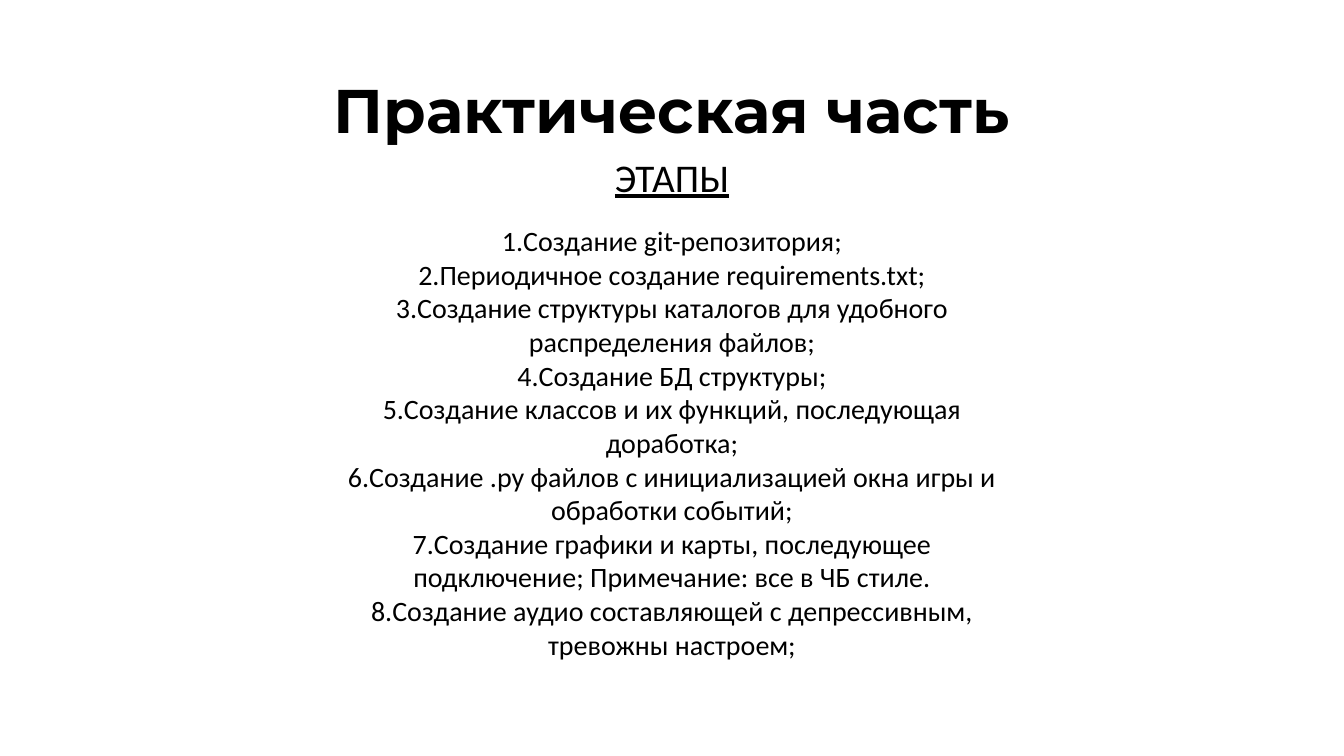
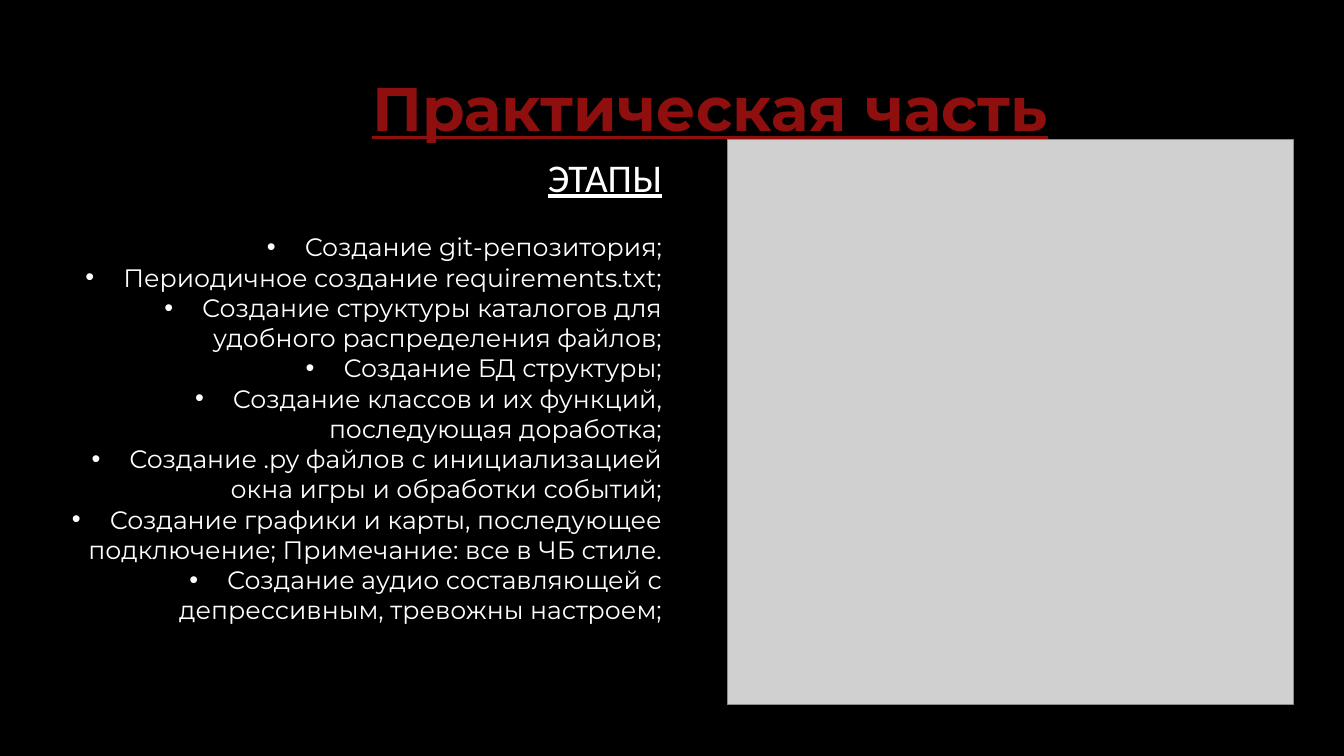
Before and after one commit to Batonchi/gameProject, a slide deck: slide 6 of проект ял2.pptx. Drawn at 1344x756 pixels with LibreOffice and Linux fonts; fonts in the diff are those of the drawing; grey boxes stand for pictures. Boxes give left, top, right and bottom in pixels: in the first picture for what was removed or moved away, otherwise in the second. Text is boxed around its words. In the diff, an @@ line names an element or a change of style, - is before the commit and + after.

```diff
--- a/проект ял2.pptx
+++ b/проект ял2.pptx
@@ background #FFFFFF to #000000 @@
@@ title "Практическая часть" moved from (x1=334, y1=90, x2=1010, y2=145) to (x1=372, y1=88, x2=1048, y2=146) @@
@@ title "Практическая часть" at (x1=372, y1=88, x2=1048, y2=146): text colour #000000 to #8F0F0F, underline on; alignment centre to right @@
@@ picture added at (x1=728, y1=139, x2=1294, y2=705) @@
@@ text "ЭТАПЫ" at (x1=548, y1=166, x2=662, y2=198): text colour #000000 to #FFFFFF; alignment centre to right @@
@@ text at (x1=88, y1=237, x2=662, y2=624): text changed; size 20 to 18 pt; font Calibri to Montserrat; text colour #000000 to #FFFFFF @@
-1.Создание git-репозитория;
-2.Периодичное создание requirements.txt;
-3.Создание структуры каталогов для удобного распределения файлов;
-4.Создание БД структуры;
-5.Создание классов и их функций, последующая доработка;
-6.Создание .py файлов с инициализацией окна игры и обработки событий;
-7.Создание графики и карты, последующее подключение; Примечание: все в ЧБ стиле.
-8.Создание аудио составляющей с депрессивным, тревожны настроем;
+• Создание git-репозитория;
+• Периодичное создание requirements.txt;
+• Создание структуры каталогов для удобного распределения файлов;
+• Создание БД структуры;
+• Создание классов и их функций, последующая доработка;
+• Создание .py файлов с инициализацией окна игры и обработки событий;
+• Создание графики и карты, последующее подключение; Примечание: все в ЧБ стиле.
+• Создание аудио составляющей с депрессивным, тревожны настроем;
```
Also in this commit, not shown: 6 other slides changed, 4 slides added, 4 slides removed, 1 other file.
